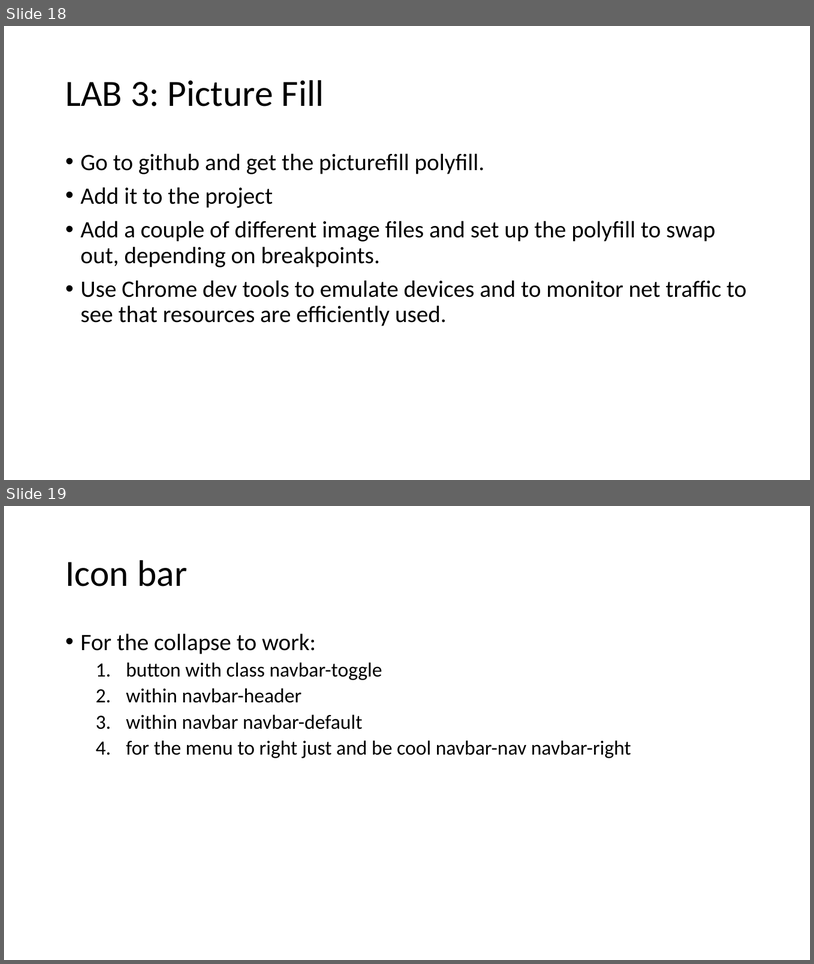
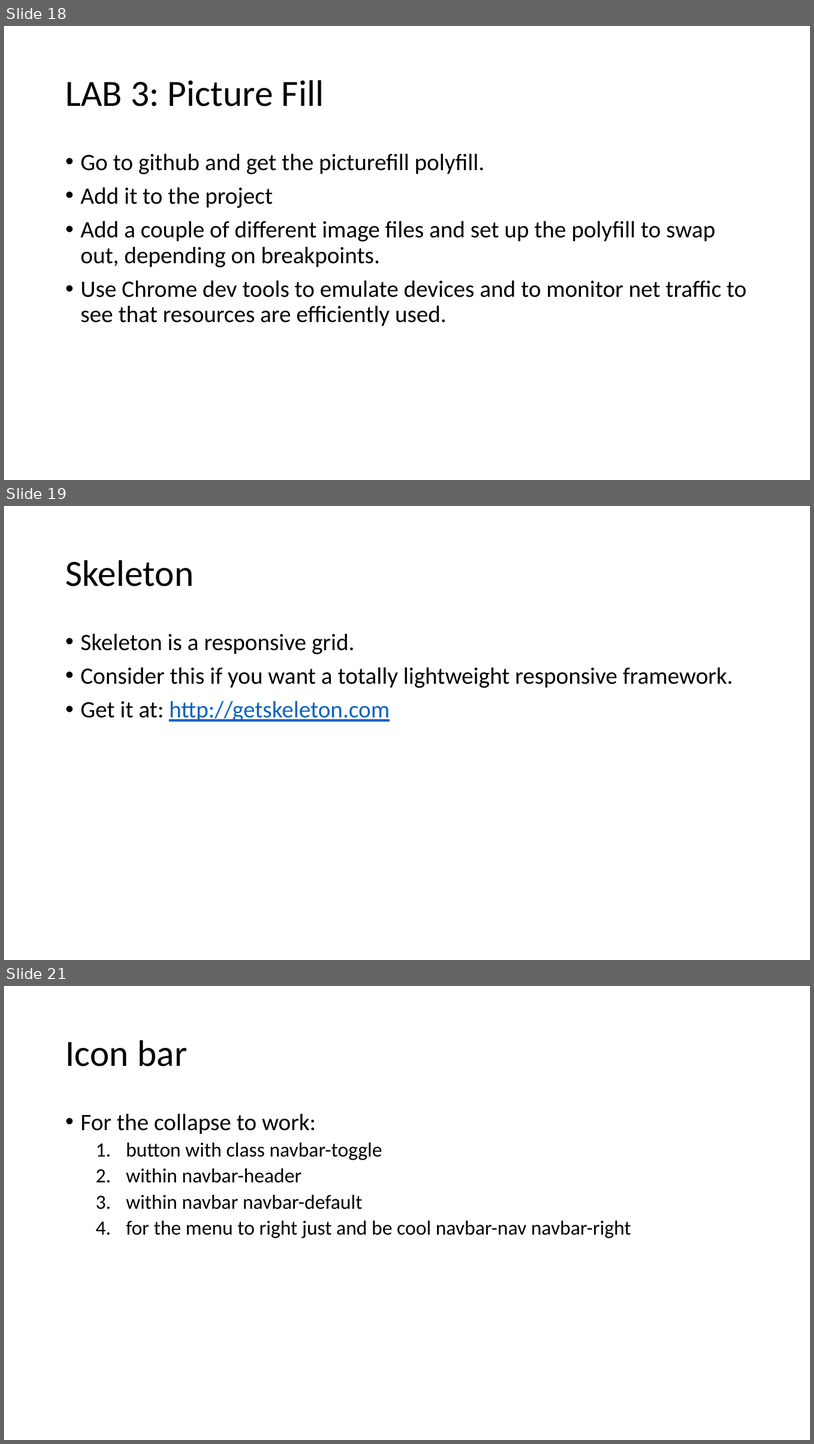
Before and after one commit to mlybrand/ResponsiveWebDesign, a slide deck: presentation/ResponsiveWebDesign.pptx. Shown one above the other, each under a label of ours: slides 18 and 19 before the commit, slides 18, 19 and 21 after it; the slides between them are not shown. The pictures are 814x964 and 814x1444 pixels, drawn with LibreOffice and Linux fonts; fonts in the diff are those of the drawing. Boxes give left, top, right and bottom in pixels: in the first picture for what was removed or moved away, otherwise in the second. Text is boxed around its words. In the diff, an @@ line names an element or a change of style, - is before the commit and + after.

Commit message:
more slides. lab 4

```diff
--- a/presentation/ResponsiveWebDesign.pptx
+++ b/presentation/ResponsiveWebDesign.pptx
@@ slide 19 added at (x1=4, y1=506, x2=810, y2=960), background #FFFFFF @@
@@ title added at (x1=65, y1=560, x2=194, y2=586), 44 pt, text #000000 @@
+Skeleton
@@ text added at (x1=81, y1=633, x2=734, y2=721), 28 pt, text #000000 @@
+• Skeleton is a responsive grid.
+• Consider this if you want a totally lightweight responsive framework.
+• Get it at: http://getskeleton.com
@@ what was slide 19 is now slide 21 @@
```
Also in this commit, not shown: 1 other slide added.
